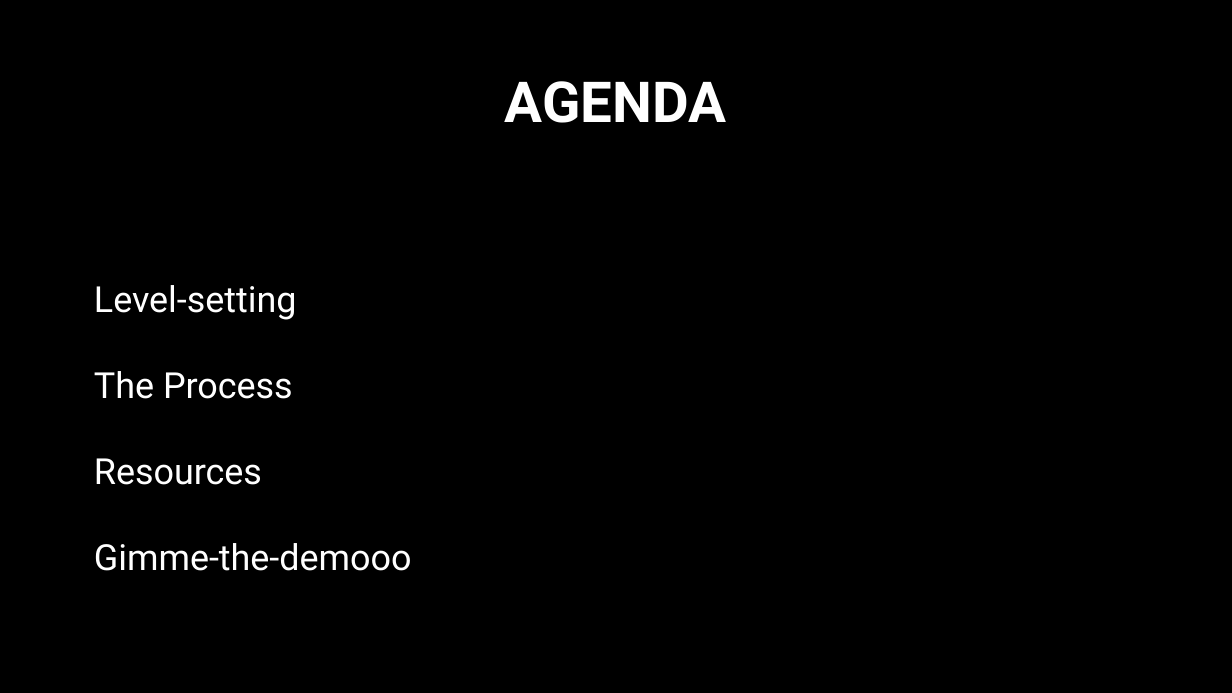
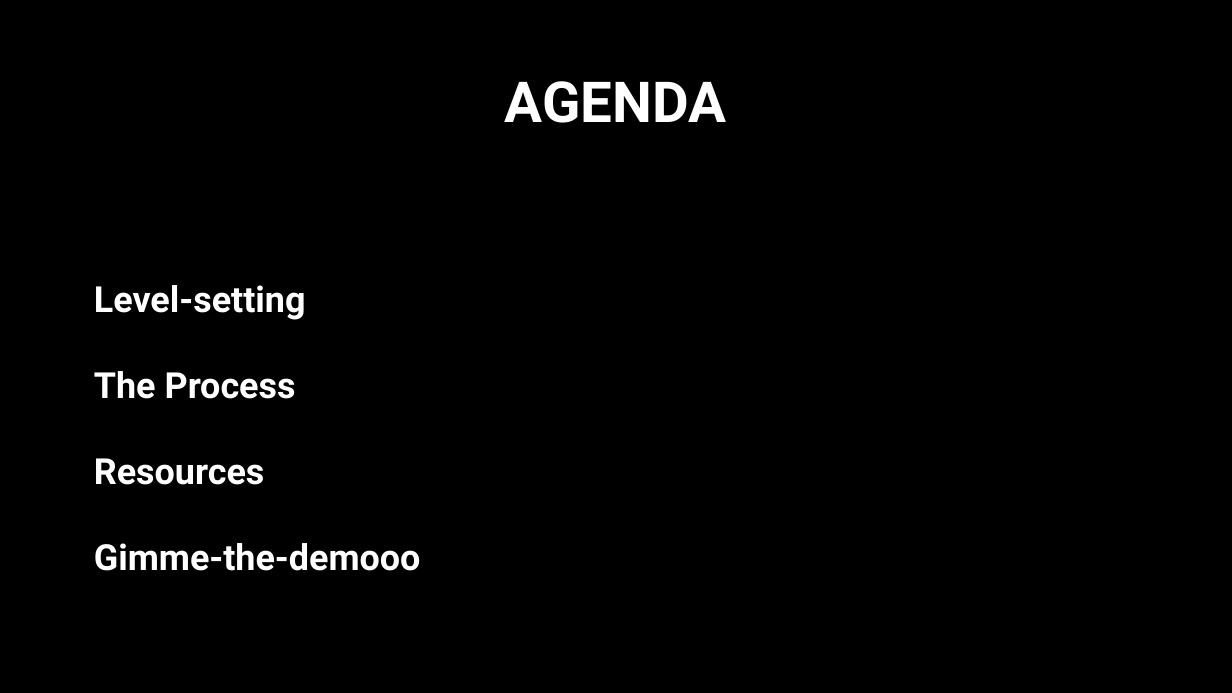
Before and after one commit to StefanoRatto/presentations, a slide deck: slide 2 of ON THΞ HUNT IN THΞ DΔRK - Introduction to threat intelligence and threat hunting on the Dark Web - Stefano Ratto 202211.pptx. Drawn at 1232x693 pixels with LibreOffice and Linux fonts; fonts in the diff are those of the drawing. Boxes give left, top, right and bottom in pixels: in the first picture for what was removed or moved away, otherwise in the second. Text is boxed around its words. In the diff, an @@ line names an element or a change of style, - is before the commit and + after.

```diff
--- a/ON THΞ HUNT IN THΞ DΔRK - Introduction to threat intelligence and threat hunting on the Dark Web - Stefano Ratto 202211.pptx
+++ b/ON THΞ HUNT IN THΞ DΔRK - Introduction to threat intelligence and threat hunting on the Dark Web - Stefano Ratto 202211.pptx
@@ text "Level-setting" at (94,285,421,571): bold on @@
```
Also in this commit, not shown: 1 slide added.
